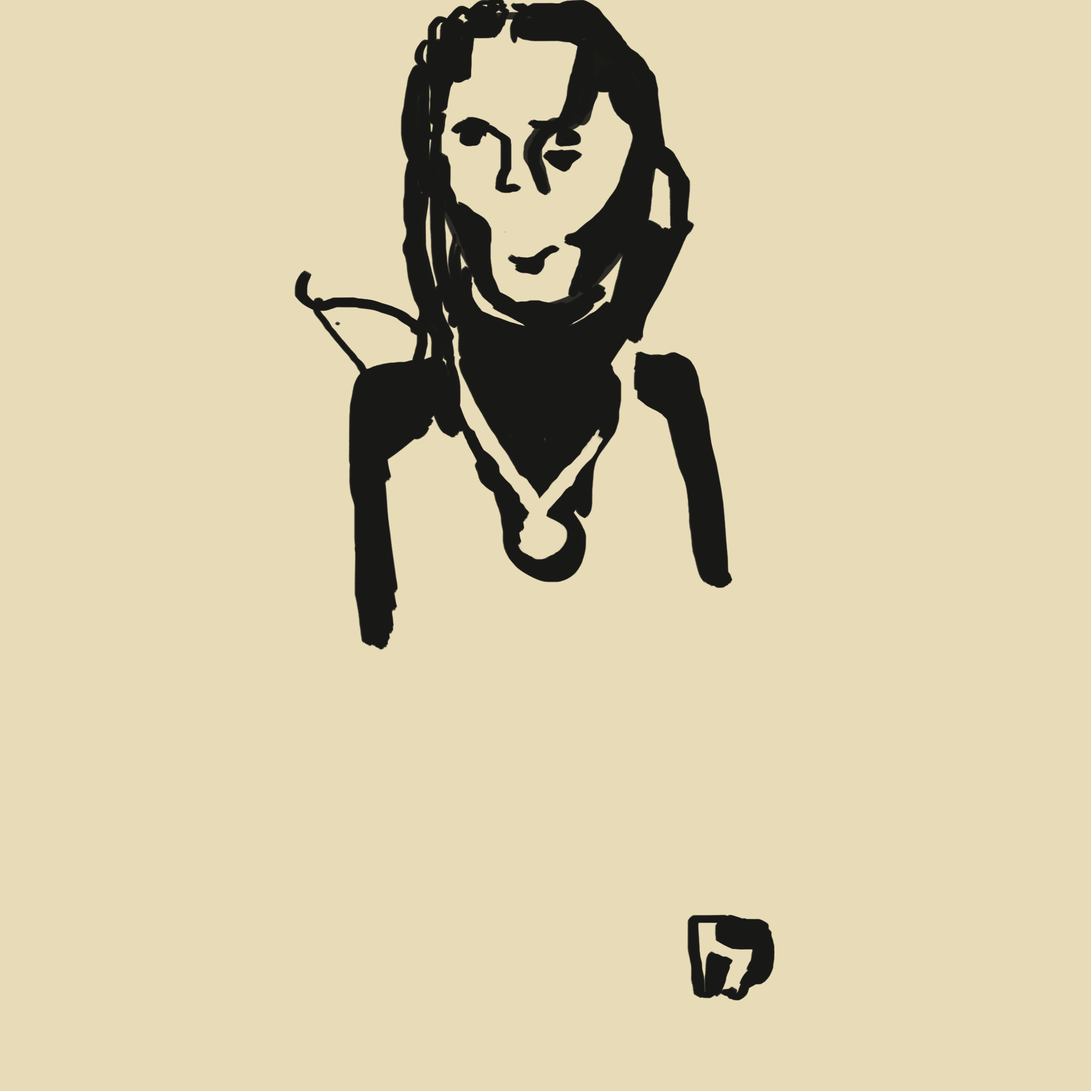
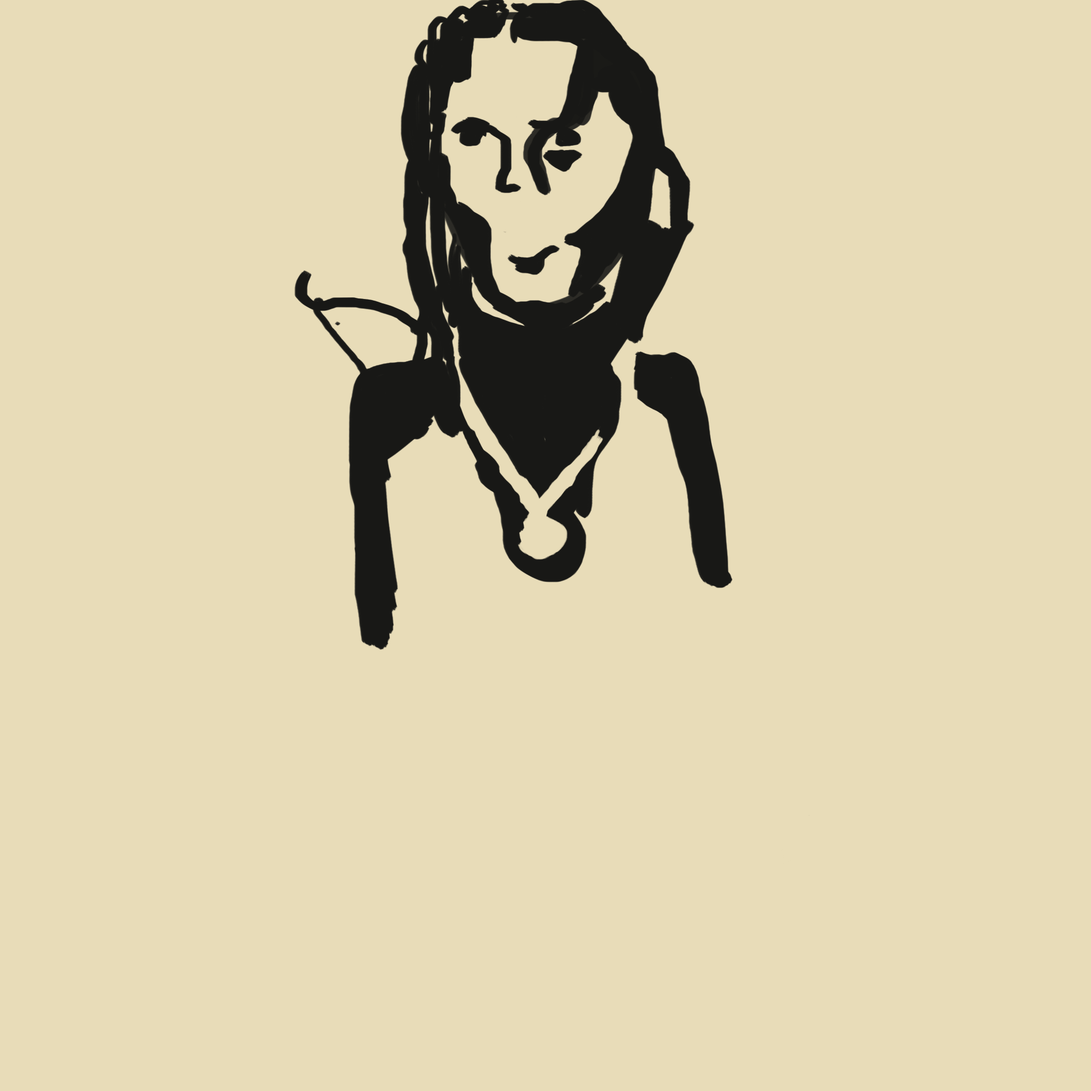
The second 1091 × 1091 image is a revision of the first. Changes to its layers:
painted on "Lag 3" over [687, 914, 775, 1002]
